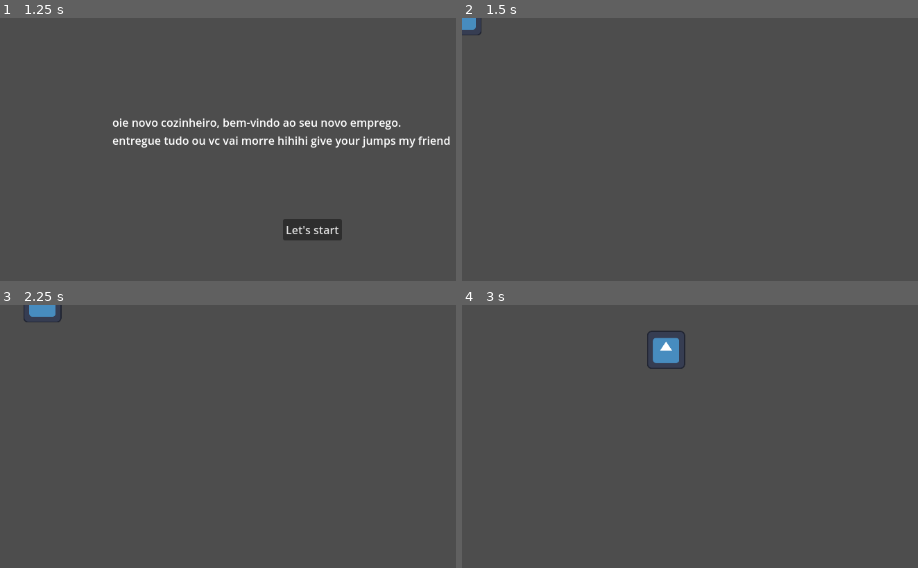
Above: before the commit, frames 1-4 (two rows, left to right).
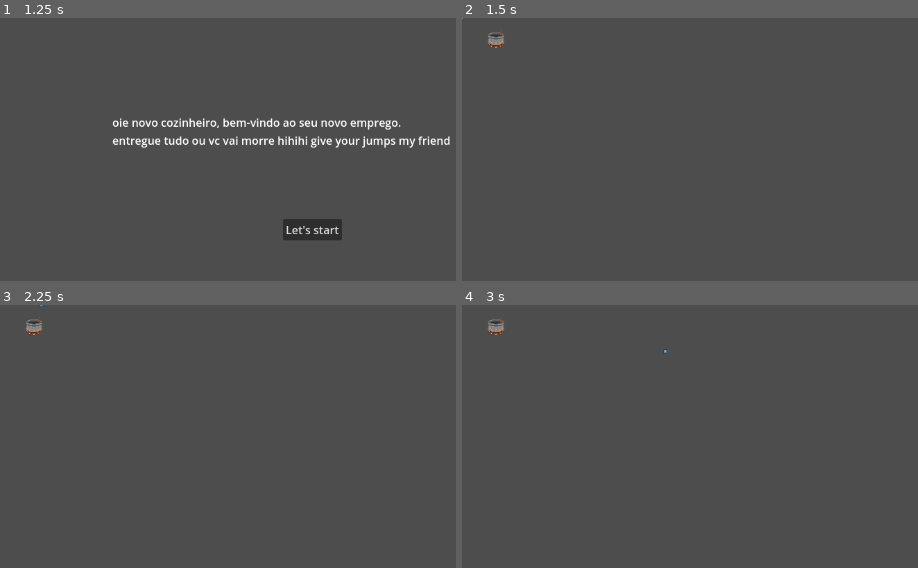
Above: after the commit, the same moments.

Repository: hhsoares/rato
Game: Godot game, scene res://scenes/menu.tscn
Same seed, same stepped clock (60 frames per second), same inputs: the game is played once before the commit and once after it. The project has no main scene, so this scene is started directly. The engine's default icon, where the game draws it, is replaced by a stand-in: a white triangle on a blue panel in a dark square.
Inputs:
- Up to frame 1 (1.25 s): click "Play" at 0.5 s
- Up to frame 2 (1.5 s): click "Let's start" at 1.25 s
- Up to frame 3 (2.25 s): tap Enter at 2 s; hold D (right) from 2.03 s (still down); hold E (interact) from 2.03 s (still down)
- Up to frame 4 (3 s): release D (right) at 2.78 s; release E (interact) at 2.78 s; hold S (down) from 2.78 s (still down); tap E (interact) at 2.85 s

Frame 1 is identical in both runs. In frame 2, 0.3% of the frame differs, in the area x 0-10%, y 0-12%; in frame 3, 0.5%; in frame 4, 0.9%, in the area x 5-49%, y 4-25%.

Commit message:
added cauldron and interaction

Diff:
--- /dev/null
+++ b/cauldron.gd
@@ -0,0 +1,9 @@
+extends StaticBody2D
+
+@onready var interactable: Area2D = $Interactable
+
+func _ready() -> void:
+	interactable.interact = _on_interact
+
+func _on_interact():
+	print("cauldron interacted")
--- /dev/null
+++ b/prefabs/cauldron.tscn
@@ -0,0 +1,29 @@
+[gd_scene load_steps=6 format=3 uid="uid://0u2uwrmucc4m"]
+
+[ext_resource type="Script" uid="uid://bdrube0djq8ob" path="res://cauldron.gd" id="1_v7emq"]
+[ext_resource type="Texture2D" uid="uid://ch08x5rohgrn3" path="res://assets/caldeirao vazio.png" id="1_x11kc"]
+[ext_resource type="PackedScene" uid="uid://cb7mc1c1fck2d" path="res://prefabs/interaction_components/interactable.tscn" id="2_jgyxs"]
+
+[sub_resource type="CircleShape2D" id="CircleShape2D_v7emq"]
+radius = 13.0
+
+[sub_resource type="CircleShape2D" id="CircleShape2D_aokaj"]
+radius = 22.0
+
+[node name="Cauldron" type="StaticBody2D"]
+script = ExtResource("1_v7emq")
+
+[node name="Sprite2D" type="Sprite2D" parent="."]
+texture_filter = 1
+scale = Vector2(0.8, 0.8)
+texture = ExtResource("1_x11kc")
+
+[node name="CollisionShape2D" type="CollisionShape2D" parent="."]
+shape = SubResource("CircleShape2D_v7emq")
+
+[node name="Interactable" parent="." instance=ExtResource("2_jgyxs")]
+interact_name = "Mix Cauldron"
+
+[node name="CollisionShape2D" type="CollisionShape2D" parent="Interactable"]
+position = Vector2(0, 5)
+shape = SubResource("CircleShape2D_aokaj")
--- /dev/null
+++ b/prefabs/interaction_components/interactable.tscn
@@ -0,0 +1,9 @@
+[gd_scene load_steps=2 format=3 uid="uid://cb7mc1c1fck2d"]
+
+[ext_resource type="Script" uid="uid://mkwxfcha0eos" path="res://scripts/interaction_components/interactable.gd" id="1_o3am1"]
+
+[node name="Interactable" type="Area2D"]
+position = Vector2(0, -1)
+collision_layer = 2
+collision_mask = 0
+script = ExtResource("1_o3am1")
--- /dev/null
+++ b/prefabs/interaction_components/interacting_component.tscn
@@ -0,0 +1,43 @@
+[gd_scene load_steps=4 format=3 uid="uid://dqj5053q8k2kt"]
+
+[ext_resource type="Script" uid="uid://b253s6pb13knc" path="res://scripts/interaction_components/interacting_component.gd" id="1_e32r1"]
+
+[sub_resource type="CircleShape2D" id="CircleShape2D_dxoec"]
+
+[sub_resource type="LabelSettings" id="LabelSettings_e32r1"]
+font_size = 12
+outline_size = 2
+outline_color = Color(0, 0, 0, 1)
+
+[node name="InteractingComponent" type="Node2D"]
+script = ExtResource("1_e32r1")
+
+[node name="InteractRange" type="Area2D" parent="."]
+collision_layer = 0
+collision_mask = 2
+
+[node name="CollisionShape2D" type="CollisionShape2D" parent="InteractRange"]
+scale = Vector2(0.7, 0.7)
+shape = SubResource("CircleShape2D_dxoec")
+
+[node name="InteractLabel" type="Label" parent="."]
+z_index = 10
+texture_filter = 1
+anchors_preset = 8
+anchor_left = 0.5
+anchor_top = 0.5
+anchor_right = 0.5
+anchor_bottom = 0.5
+offset_left = -47.5
+offset_top = -48.0
+offset_right = 47.5
+offset_bottom = -25.0
+grow_horizontal = 2
+grow_vertical = 2
+text = "E to Interact"
+label_settings = SubResource("LabelSettings_e32r1")
+horizontal_alignment = 1
+vertical_alignment = 1
+
+[connection signal="area_entered" from="InteractRange" to="." method="_on_interact_range_area_entered"]
+[connection signal="area_exited" from="InteractRange" to="." method="_on_interact_range_area_exited"]
--- a/prefabs/player.tscn
+++ b/prefabs/player.tscn
@@ -1,24 +1,23 @@
-[gd_scene load_steps=7 format=3 uid="uid://cuxvjsd21fvy4"]
+[gd_scene load_steps=8 format=3 uid="uid://cuxvjsd21fvy4"]
 
 [ext_resource type="Texture2D" uid="uid://4luuk52y0kby" path="res://icon.svg" id="1_3vyb7"]
 [ext_resource type="Script" uid="uid://c6pxpobrm6pm8" path="res://scripts/player/player.gd" id="1_g2els"]
 [ext_resource type="Script" uid="uid://b6dpfvmcq76un" path="res://scripts/player/StateMachine.gd" id="3_qlg0r"]
 [ext_resource type="Script" uid="uid://cojpj7xhxig1v" path="res://scripts/player/states/idle.gd" id="4_tuyoq"]
 [ext_resource type="Script" uid="uid://cvt3ejnyoispy" path="res://scripts/player/states/move.gd" id="5_qlg0r"]
+[ext_resource type="PackedScene" uid="uid://dqj5053q8k2kt" path="res://prefabs/interaction_components/interacting_component.tscn" id="6_g2jcq"]
 
 [sub_resource type="RectangleShape2D" id="RectangleShape2D_g2els"]
-size = Vector2(56, 55.5)
+size = Vector2(6, 6)
 
 [node name="Player" type="CharacterBody2D"]
 script = ExtResource("1_g2els")
 
 [node name="Sprite2D" type="Sprite2D" parent="."]
-position = Vector2(0.9999995, -2.0000005)
-scale = Vector2(0.4296875, 0.4296875)
+scale = Vector2(0.05, 0.05)
 texture = ExtResource("1_3vyb7")
 
 [node name="CollisionShape2D" type="CollisionShape2D" parent="."]
-position = Vector2(1, -1.75)
 shape = SubResource("RectangleShape2D_g2els")
 
 [node name="StateMachine" type="Node" parent="." node_paths=PackedStringArray("initial_state")]
@@ -33,3 +32,5 @@
 [node name="Move" type="Node" parent="StateMachine"]
 script = ExtResource("5_qlg0r")
 metadata/_custom_type_script = "uid://clbp56nh0wl06"
+
+[node name="InteractingComponent" parent="." instance=ExtResource("6_g2jcq")]
--- a/project.godot
+++ b/project.godot
@@ -60,3 +60,8 @@
 "events": [Object(InputEventKey,"resource_local_to_scene":false,"resource_name":"","device":-1,"window_id":0,"alt_press …(195 unchanged characters)…
 ]
 }
+
+[layer_names]
+
+2d_physics/layer_1="world"
+2d_physics/layer_2="interactions"
--- a/scenes/game.tscn
+++ b/scenes/game.tscn
@@ -1,7 +1,11 @@
-[gd_scene load_steps=2 format=3 uid="uid://r30jccqmbdpo"]
+[gd_scene load_steps=3 format=3 uid="uid://r30jccqmbdpo"]
 
 [ext_resource type="PackedScene" uid="uid://cuxvjsd21fvy4" path="res://prefabs/player.tscn" id="1_uwrxv"]
+[ext_resource type="PackedScene" uid="uid://0u2uwrmucc4m" path="res://prefabs/cauldron.tscn" id="2_yqjtg"]
 
 [node name="Game" type="Node2D"]
 
 [node name="Player" parent="." instance=ExtResource("1_uwrxv")]
+
+[node name="Cauldron" parent="." instance=ExtResource("2_yqjtg")]
+position = Vector2(49, 31)
--- /dev/null
+++ b/scripts/interaction_components/interactable.gd
@@ -0,0 +1,7 @@
+extends Area2D
+
+@export var interact_name: String = ""
+@export var is_interactable: bool = true
+
+var interact: Callable = func():
+	pass
--- /dev/null
+++ b/scripts/interaction_components/interacting_component.gd
@@ -0,0 +1,39 @@
+extends Node2D
+
+@onready var interact_label: Label = $InteractLabel
+var current_interactions := []
+var can_interact := true
+
+func _input(event: InputEvent) -> void:
+	if event.is_action_pressed("interact") and can_interact:
+		if current_interactions:
+			can_interact = false
+			interact_label.hide()
+
+			await current_interactions[0].interact.call()
+
+			can_interact = true
+
+
+func _process(_delta: float) -> void:
+	if current_interactions and can_interact:
+		current_interactions.sort_custom(_sort_by_nearest)
+		if current_interactions[0].is_interactable:
+			interact_label.text = current_interactions[0].interact_name
+			interact_label.show()
+	else:
+		interact_label.hide()
+
+
+func _sort_by_nearest(area1, area2):
+	var area1_dist = global_position.distance_to(area1.global_position)
+	var area2_dist = global_position.distance_to(area2.global_position)
+	return area1_dist < area2_dist
+
+
+func _on_interact_range_area_entered(area: Area2D) -> void:
+	current_interactions.push_back(area)
+
+
+func _on_interact_range_area_exited(area: Area2D) -> void:
+	current_interactions.erase(area)
Binary file added: assets/caldeirao vazio.png
Not shown, added: assets/caldeirao vazio.png.import
Not shown, added: cauldron.gd.uid
Not shown, added: scripts/interaction_components/interactable.gd.uid
Not shown, added: scripts/interaction_components/interacting_component.gd.uid
